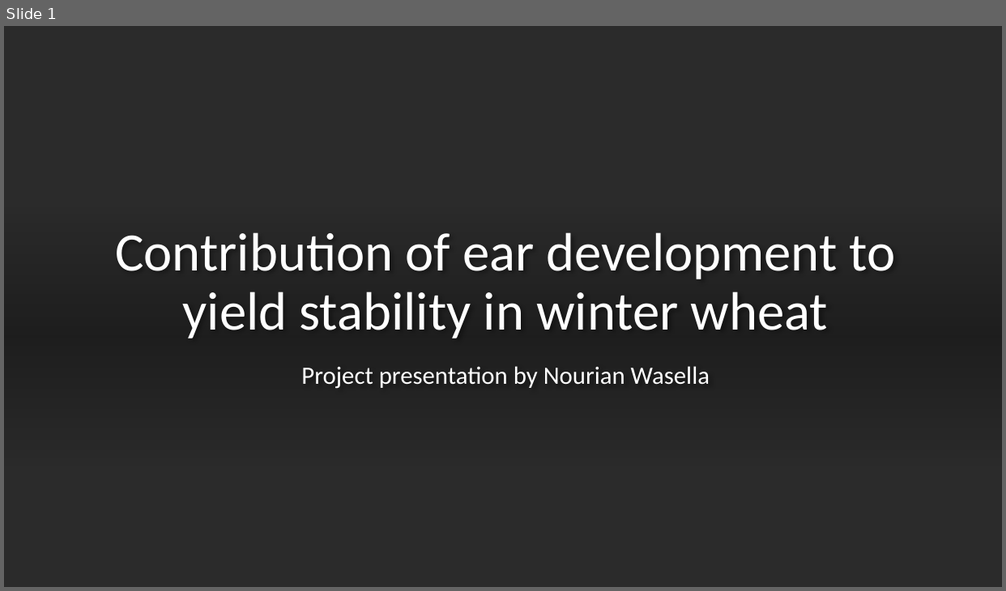
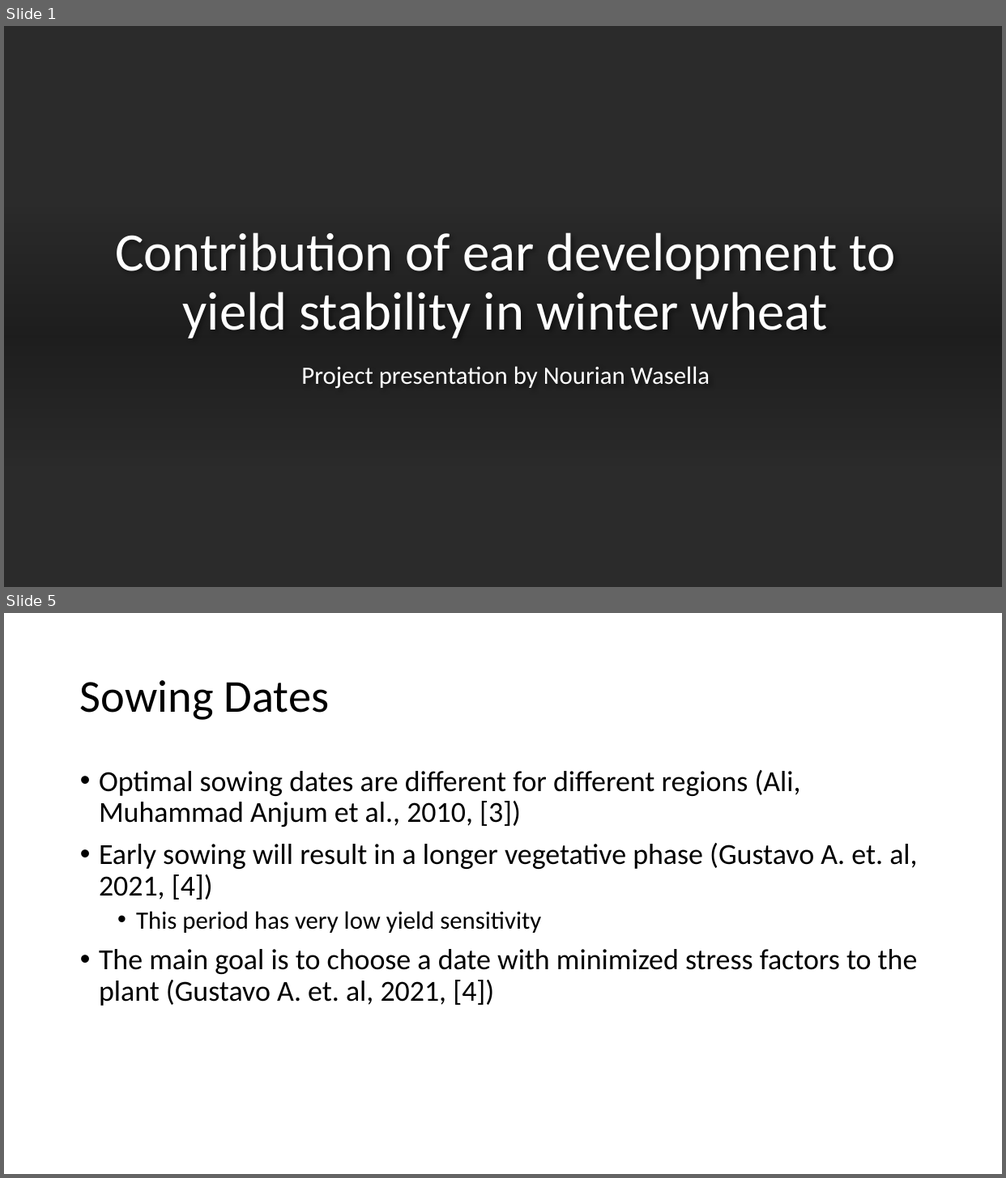
Before and after one commit to WasellaN/Ear_Project_Nouri, a slide deck: Presentation_Nouri.pptx. Shown one above the other, each under a label of ours: slide 1 before the commit, slides 1 and 5 after it; the slides between them are not shown. The pictures are 1006x591 and 1006x1178 pixels, drawn with LibreOffice and Linux fonts; fonts in the diff are those of the drawing; background and template pictures are left out; a plain dark background stands for a picture behind light text. Boxes give left, top, right and bottom in pixels: in the first picture for what was removed or moved away, otherwise in the second. Text is boxed around its words. In the diff, an @@ line names an element or a change of style, - is before the commit and + after.

```diff
--- a/Presentation_Nouri.pptx
+++ b/Presentation_Nouri.pptx
@@ slide 5 added at [4,613,1002,1174], background #FFFFFF @@
@@ title added at [80,680,330,720], 44 pt, text #000000 @@
+Sowing Dates
@@ text added at [99,770,918,1006], 28 pt, text #000000 @@
+• Optimal sowing dates are different for different regions (Ali, Muhammad Anjum et al., 2010, [3])
+• Early sowing will result in a longer vegetative phase (Gustavo A. et. al, 2021, [4])
+  • This period has very low yield sensitivity
+• The main goal is to choose a date with minimized stress factors to the plant (Gustavo A. et. al, 2021, [4])
```
Also in this commit, not shown: 3 slides changed, 14 other slides added, 13 other files.
